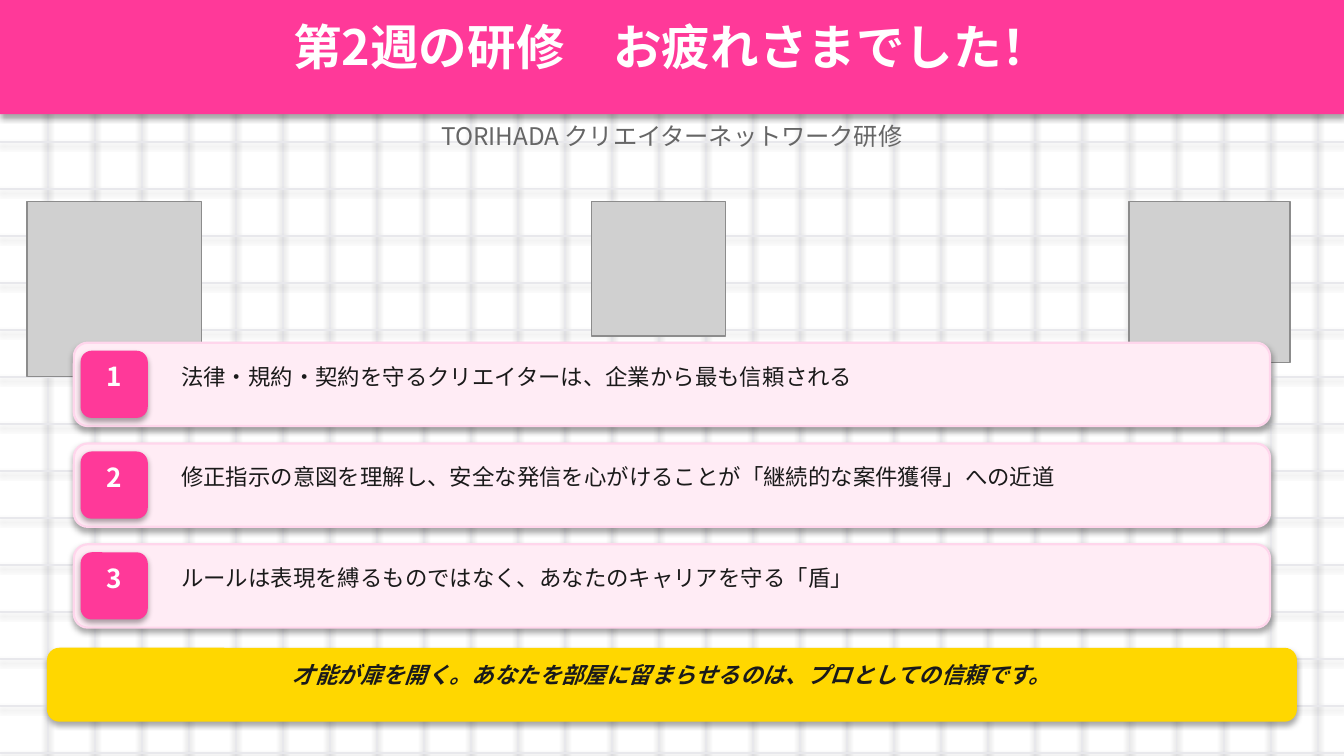
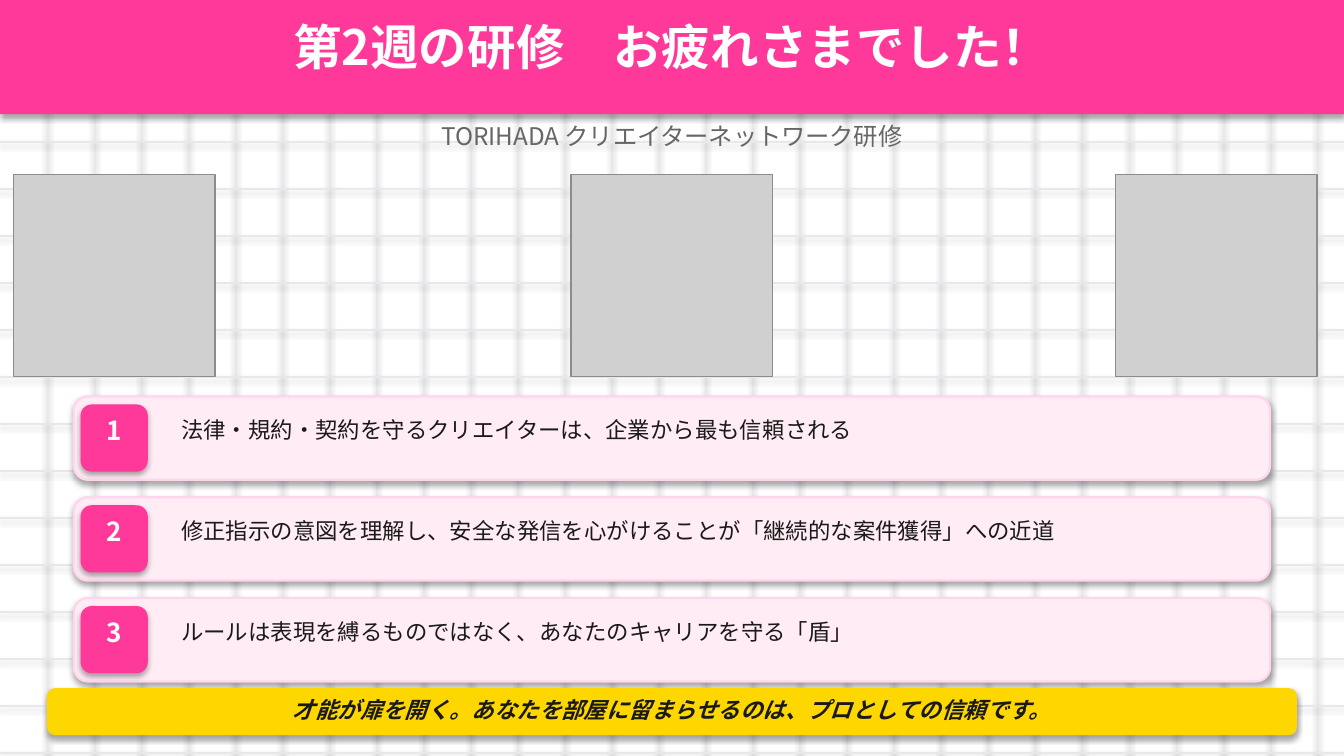
Before and after one commit to nagasawakai-eng/torihada-pptx-editor, a slide deck: slide 27 of TORIHADA_第2週_研修資料.pptx. Drawn at 1344x756 pixels with LibreOffice and Linux fonts; fonts in the diff are those of the drawing; grey boxes stand for pictures. Boxes give left, top, right and bottom in pixels: in the first picture for what was removed or moved away, otherwise in the second. Text is boxed around its words. In the diff, an @@ line names an element or a change of style, - is before the commit and + after.

```diff
--- a/TORIHADA_第2週_研修資料.pptx
+++ b/TORIHADA_第2週_研修資料.pptx
@@ picture resized from (x1=27, y1=202, x2=202, y2=376) to (x1=13, y1=175, x2=215, y2=376) @@
@@ picture resized from (x1=591, y1=202, x2=726, y2=336) to (x1=571, y1=175, x2=773, y2=376) @@
@@ picture resized from (x1=1129, y1=202, x2=1290, y2=363) to (x1=1116, y1=175, x2=1317, y2=376) @@
@@ 6 texts, 6 rounded rectangles moved together from (x1=74, y1=343, x2=1270, y2=628) to (x1=74, y1=396, x2=1270, y2=681) @@
@@ rounded rectangle resized from (x1=47, y1=648, x2=1297, y2=722) to (x1=47, y1=688, x2=1297, y2=735) @@
@@ text "才能が扉を開く。あなたを部屋に留まらせるのは、プロとしての信頼です。" moved from (x1=293, y1=663, x2=1051, y2=685) to (x1=293, y1=698, x2=1051, y2=720) @@
```
Also in this commit, not shown: 23 other slides changed, 13 other files.
